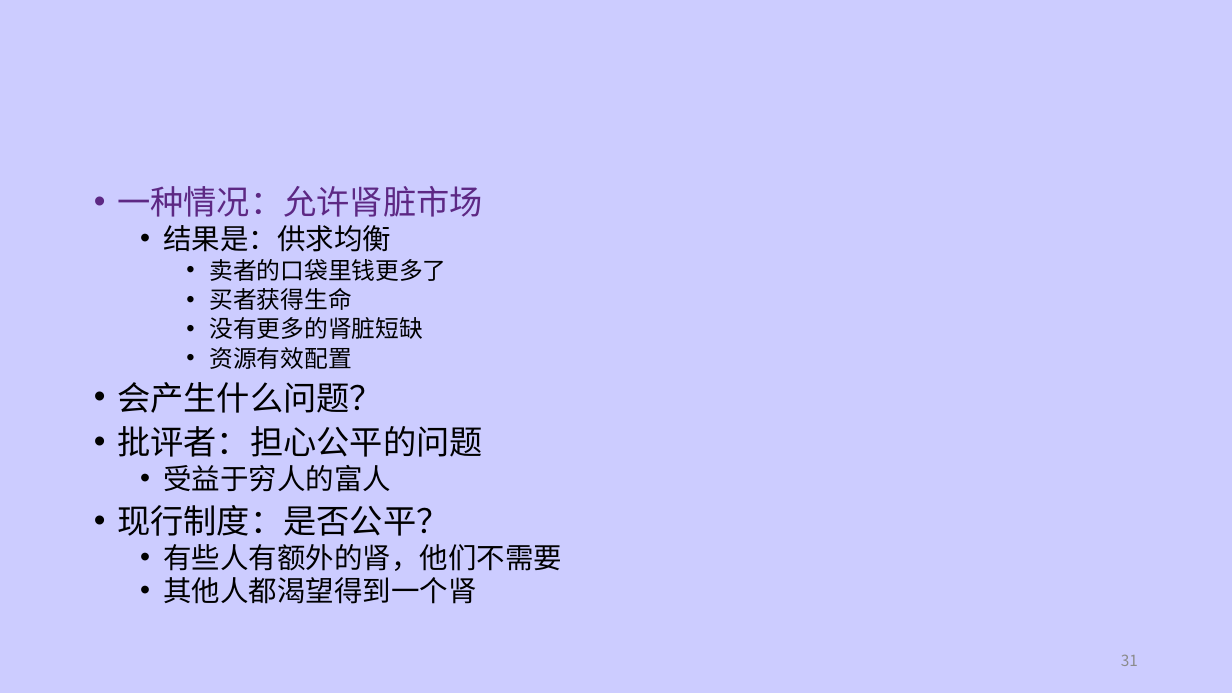
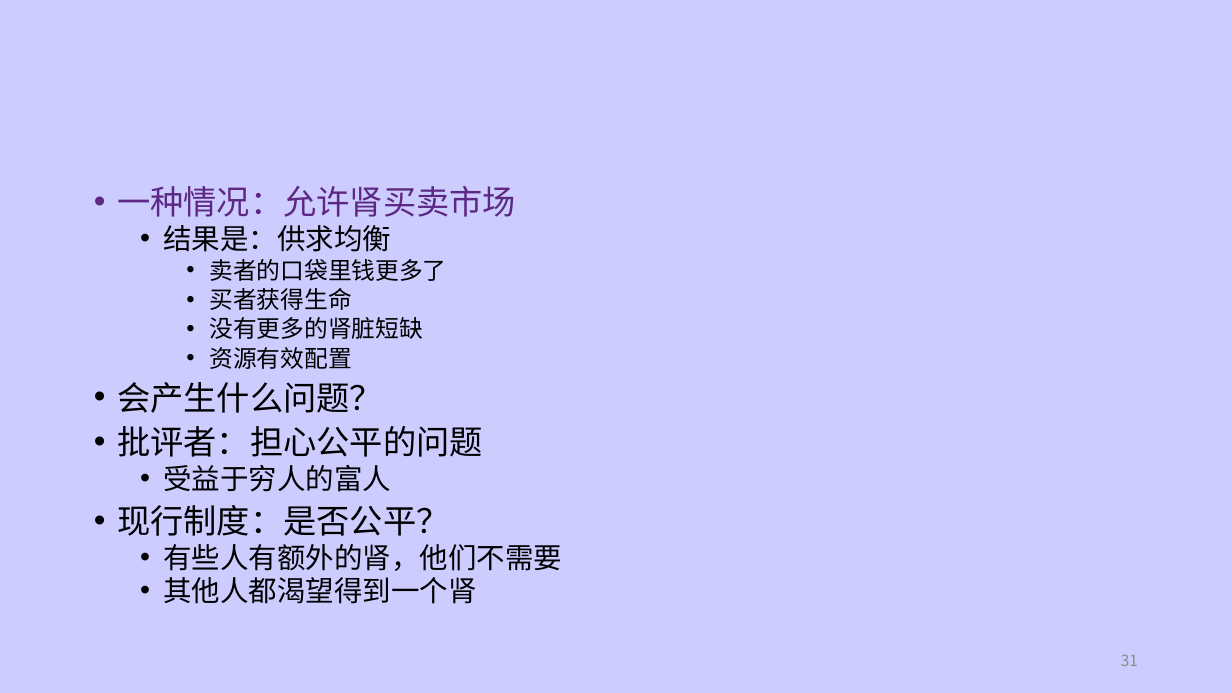
Before and after one commit to dhndzwxj/Teaching_assistant, a slide deck: slide 31 of 微观原理课件/第4章 市场和福利.pptx. Drawn at 1232x693 pixels with LibreOffice and Linux fonts; fonts in the diff are those of the drawing. Boxes give left, top, right and bottom in pixels: in the first picture for what was removed or moved away, otherwise in the second. Text is boxed around its words. In the diff, an @@ line names an element or a change of style, - is before the commit and + after.

```diff
--- a/微观原理课件/第4章 市场和福利.pptx
+++ b/微观原理课件/第4章 市场和福利.pptx
@@ text at box(117, 186, 516, 217): text changed @@
-• 一种情况：允许肾脏市场
+• 一种情况：允许肾买卖市场
```
Also in this commit, not shown: 1 other slide changed, 3 other files.
